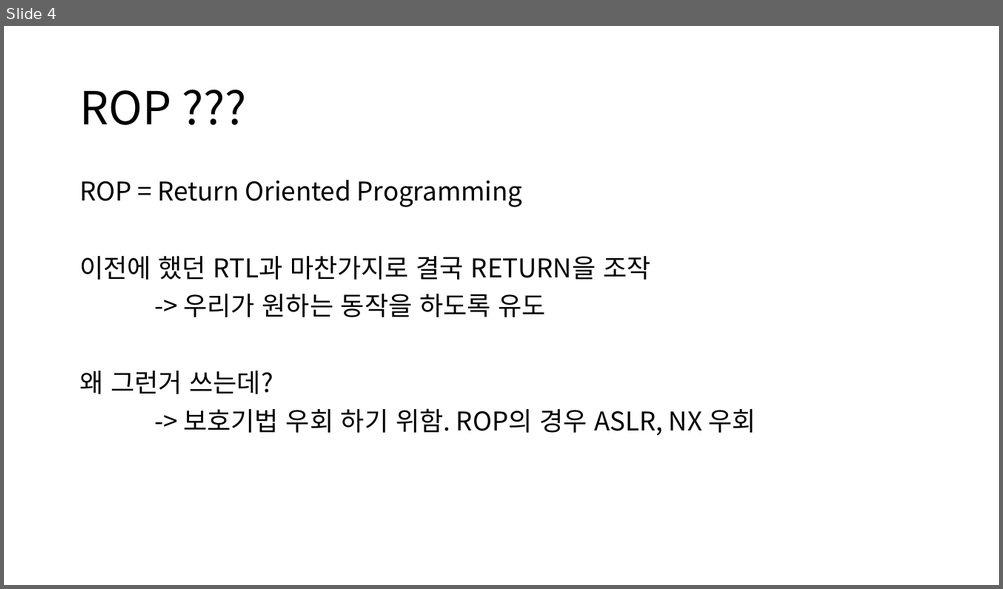
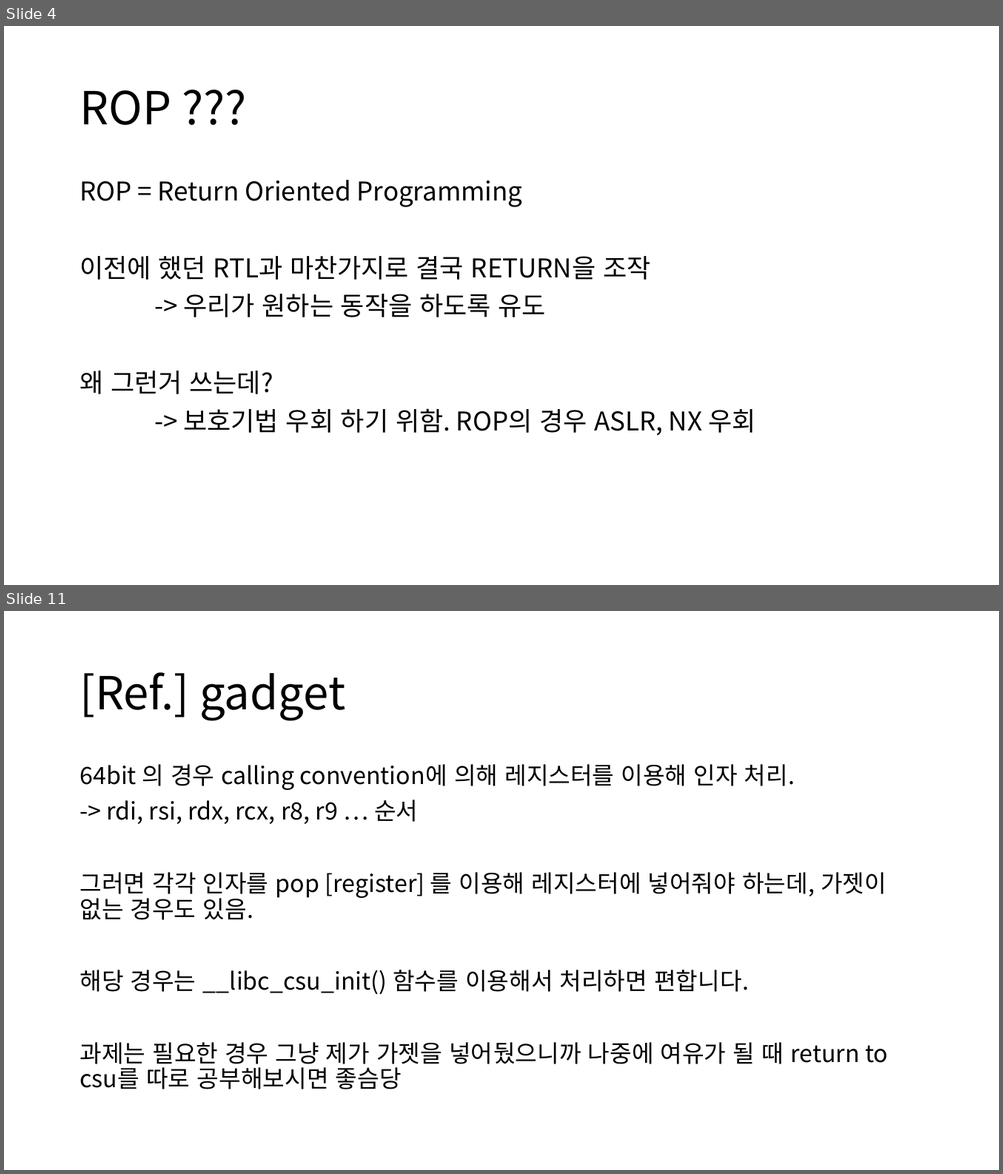
Before and after one commit to more-kohii/Cykor_seminar, a slide deck: ROP_FSB.pptx. Shown one above the other, each under a label of ours: slide 4 before the commit, slides 4 and 11 after it; the slides between them are not shown. The pictures are 1003x589 and 1003x1174 pixels, drawn with LibreOffice and Linux fonts; fonts in the diff are those of the drawing. Boxes give left, top, right and bottom in pixels: in the first picture for what was removed or moved away, otherwise in the second. Text is boxed around its words. In the diff, an @@ line names an element or a change of style, - is before the commit and + after.

```diff
--- a/ROP_FSB.pptx
+++ b/ROP_FSB.pptx
@@ slide 11 added at <box>4,611,999,1170</box>, background #FFFFFF @@
@@ title added at <box>79,672,345,721</box>, 44 pt, text #000000 @@
+[Ref.] gadget
@@ text added at <box>79,764,888,1090</box>, 23 pt, text #000000 @@
+64bit 의 경우 calling convention에 의해 레지스터를 이용해 인자 처리.
+-> rdi, rsi, rdx, rcx, r8, r9 … 순서
+그러면 각각 인자를 pop [register] 를 이용해 레지스터에 넣어줘야 하는데, 가젯이 없는 경우도 있음.
+해당 경우는 __libc_csu_init() 함수를 이용해서 처리하면 편합니다.
+과제는 필요한 경우 그냥 제가 가젯을 넣어뒀으니까 나중에 여유가 될 때 return to csu를 따로 공부해보시면 좋슴당
```
Also in this commit, not shown: 2 slides changed, 21 other slides added, 2 slides removed.
